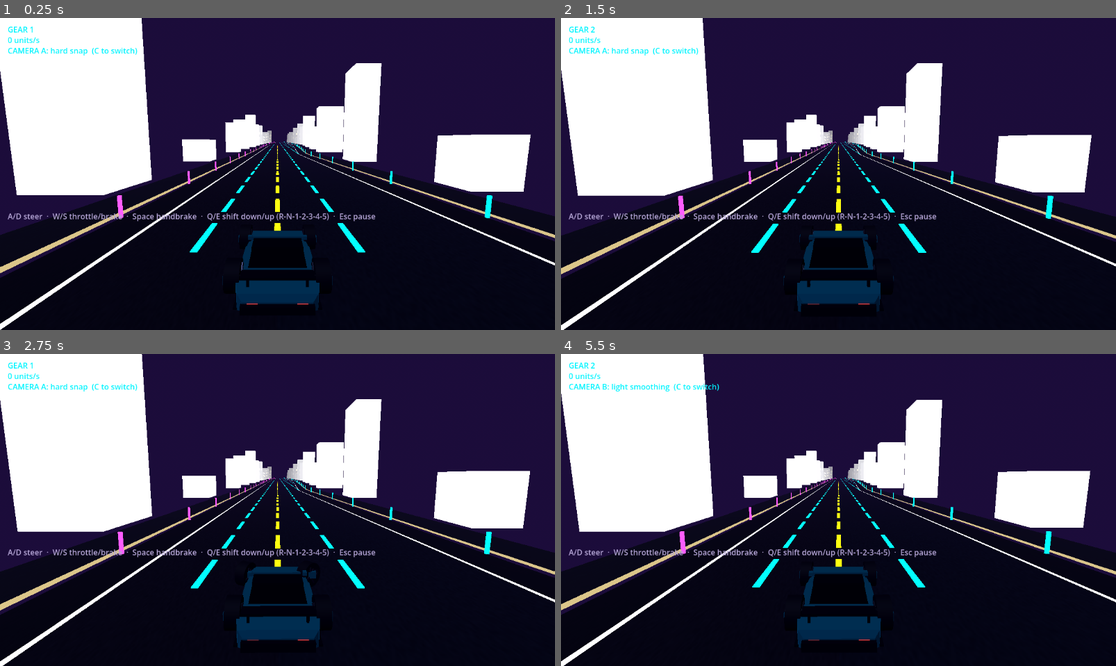
Above: before the commit, frames 1-4 (two rows, left to right).
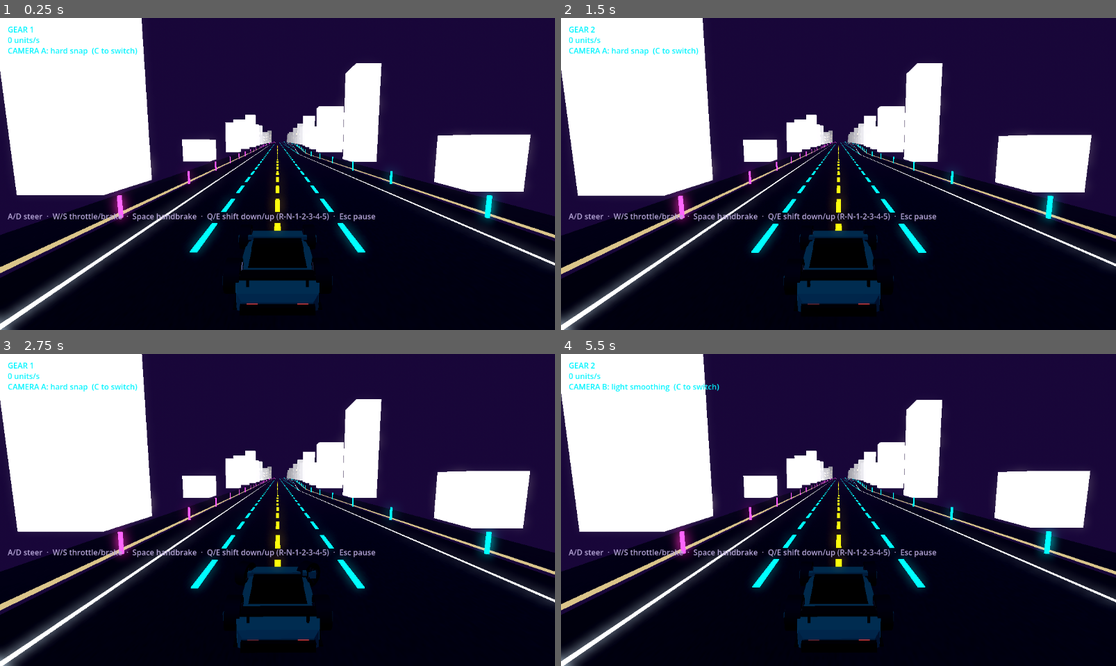
Above: after the commit, the same moments.

Repository: SmurfyHehe/neon-overdrive
Game: Godot game, scene res://Game.tscn
Two runs of this game, one before a commit and one after it. Both use one fixed random seed, a clock stepped at 60 frames per second and the inputs below.
Inputs (mouse positions are in pixels of both pictures, inside the frame that each line leads up to):
- Up to frame 1 (0.25 s): no input
- Up to frame 2 (1.5 s): tap Enter at 0.5 s; move the mouse to (960, 158) at 0.52 s; hold D 0.53-1.25 s; tap E at 0.6 s; click (960, 158) at 0.67 s; tap Space at 0.77 s; drag from (727, 189) to (810, 236) at 1.27 s
- Up to frame 3 (2.75 s): move the mouse to (333, 441) at 2.02 s; hold D from 2.03 s (still down); tap Q at 2.1 s
- Up to frame 4 (5.5 s): release D at 2.75 s; drag from (810, 572) to (672, 463) at 2.77 s; tap Space at 3.5, 3.77 s; move the mouse to (1005, 556) at 3.52 s; hold A 3.53-4.25 s; tap C at 3.6 s; drag from (672, 463) to (755, 432) at 4.27 s; move the mouse to (866, 510) at 5.02 s; hold S from 5.03 s (still down); tap E at 5.1 s; click (866, 510) at 5.17 s

The runs differ from the first frame. In frame 1, 1.8% of the frame differs, in the area x 0-100%, y 45-100%; in frame 2, 1.8%; in frame 3, 1.8%; in frame 4, 1.9%, in the area x 0-100%, y 44-100%.

Commit message:
Turn on glow: tight halo on the neon markings (#25)
The Environment never enabled glow. Four settings were benchmarked from an
exported build (Mobile renderer, 3 interleaved runs each): off, tight,
medium and wide. Glow cost 0.05-0.12 ms/frame, inside run-to-run noise, so
godot#98531 does not bite on this laptop. Roy picked Tight: blur levels 1-3,
intensity 0.8, HDR threshold 1.0, screen blend.

Co-Authored-By: Claude Opus 5.5 <noreply@anthropic.com>

Diff:
--- a/scripts/game.gd
+++ b/scripts/game.gd
@@ -96,6 +96,21 @@
 	# lifts the near-black asphalt back toward grey and flattens the emissive
 	# markings it is supposed to sit behind.
 	env.ambient_light_energy = 0.3
+	# GLOW (#25): a short, tight halo on the emissive markings -- Roy's pick
+	# ("A - Tight") of four options compared in an exported benchmark. Only the
+	# three smallest blur levels, so the halo hugs the lines instead of washing
+	# the scene; threshold 1.0 keeps the dim, non-emissive geometry out of it.
+	# Measured cost on the i5-1235U / Mobile renderer: ~0.05 ms/frame, inside
+	# run-to-run noise, so the godot#98531 Mobile glow slowdown does not show
+	# up here. Re-measure with benchmark.bat if these values change.
+	env.glow_enabled = true
+	for i in 7:
+		env.set_glow_level(i, 1.0 if i <= 2 else 0.0)
+	env.glow_intensity = 0.8
+	env.glow_strength = 1.0
+	env.glow_bloom = 0.0
+	env.glow_hdr_threshold = 1.0
+	env.glow_blend_mode = Environment.GLOW_BLEND_MODE_SCREEN
 	var world_env := WorldEnvironment.new()
 	world_env.environment = env
 	add_child(world_env)
